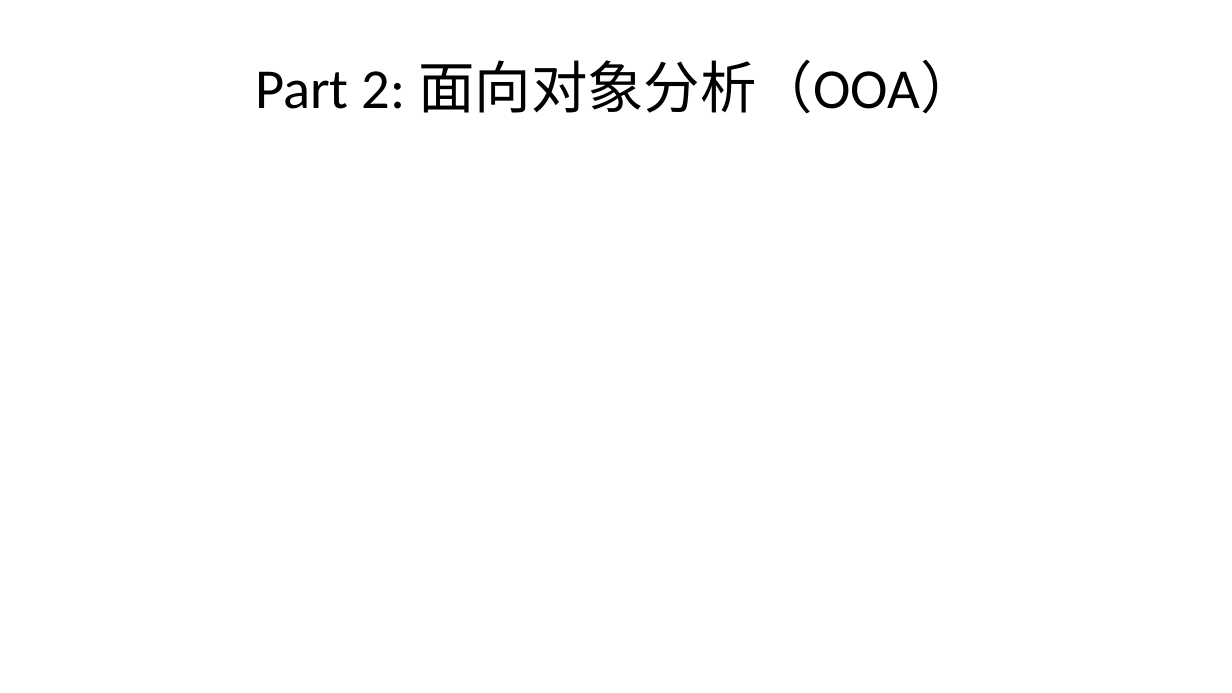
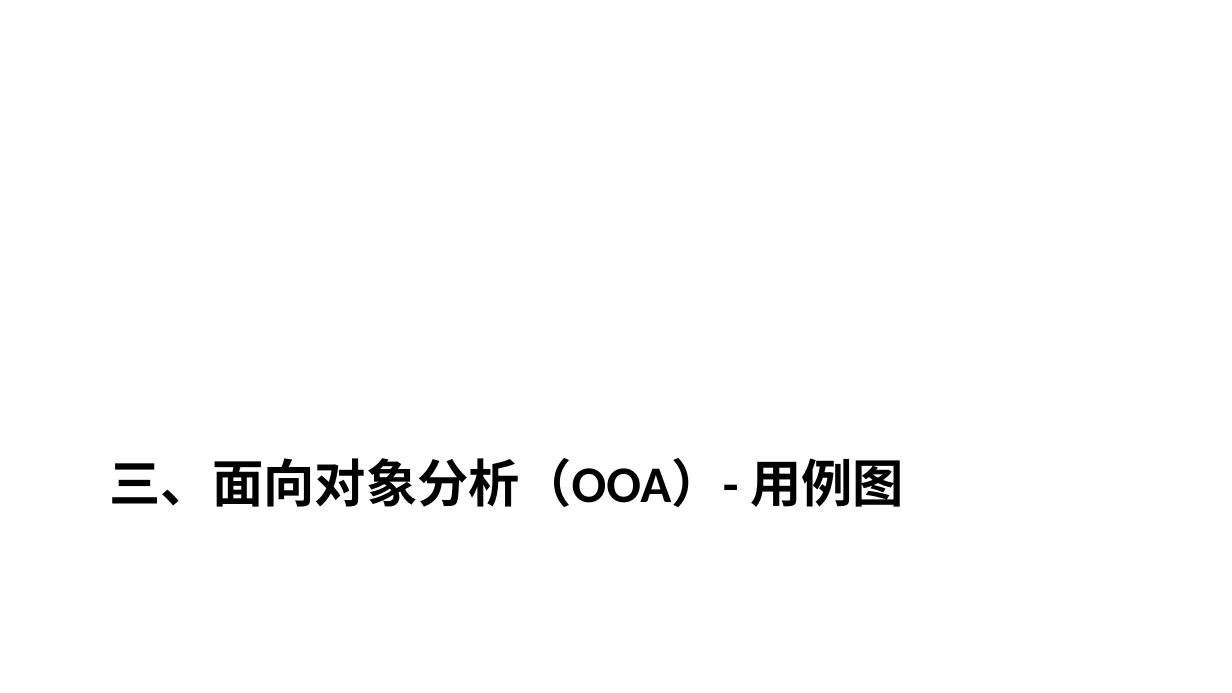
Before and after one commit to yinglichina8848/sqlrustgo-public, a slide deck: slide 19 of docs/教学计划/PPT/第3讲-面向对象分析设计与实现.pptx (slide 9 before the commit). Drawn at 1232x693 pixels with LibreOffice and Linux fonts; fonts in the diff are those of the drawing. Boxes give left, top, right and bottom in pixels: in the first picture for what was removed or moved away, otherwise in the second. Text is boxed around its words. In the diff, an @@ line names an element or a change of style, - is before the commit and + after.

Commit message:
docs: 重新组织第3讲PPT结构 - OOA用用例图→概念类图

```diff
--- a/docs/教学计划/PPT/第3讲-面向对象分析设计与实现.pptx
+++ b/docs/教学计划/PPT/第3讲-面向对象分析设计与实现.pptx
@@ title "三、面向对象分析（OOA）- 用例图" at [110, 458, 904, 507]: vertical alignment middle to top @@
@@ title at [110, 458, 904, 507]: text changed; size 33 to 30 pt; bold on @@
-Part 2: 面向对象分析（OOA）
+三、面向对象分析（OOA）- 用例图
```
Also in this commit, not shown: 17 other slides changed, 34 slides added, 13 slides removed.
